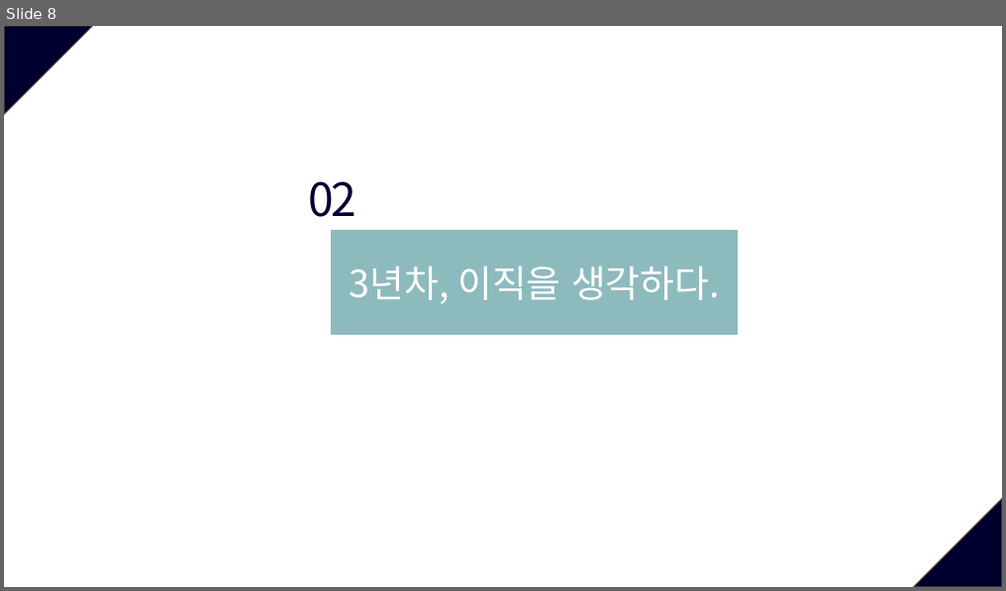
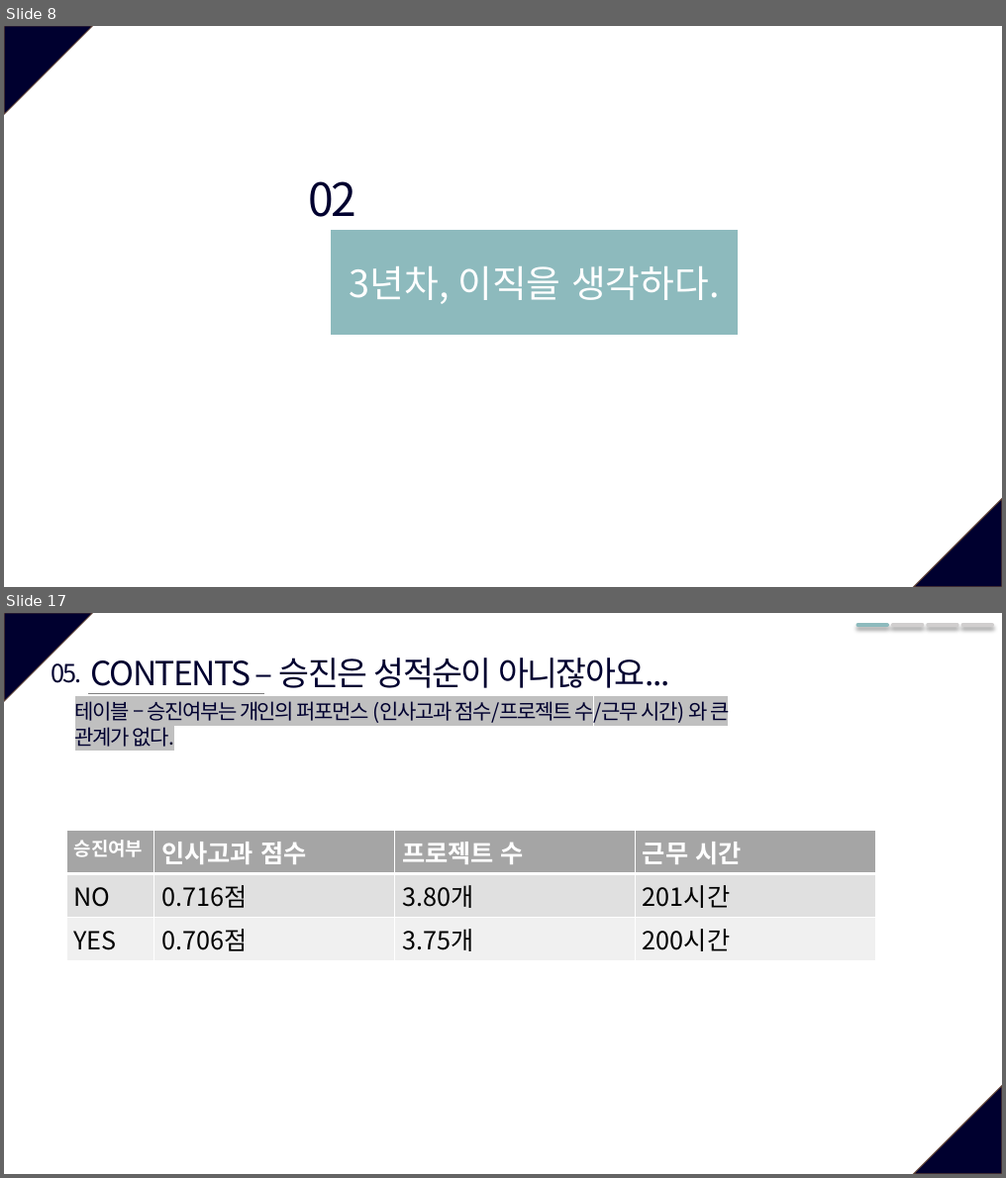
Before and after one commit to JxxHxxx/Ubion-Mini-Project-HR-Analysis, a slide deck: 데이터분석은위대하다.pptx. Shown one above the other, each under a label of ours: slide 8 before the commit, slides 8 and 17 after it; the slides between them are not shown. The pictures are 1006x591 and 1006x1178 pixels, drawn with LibreOffice and Linux fonts; fonts in the diff are those of the drawing. Boxes give left, top, right and bottom in pixels: in the first picture for what was removed or moved away, otherwise in the second. Text is boxed around its words. In the diff, an @@ line names an element or a change of style, - is before the commit and + after.

```diff
--- a/데이터분석은위대하다.pptx
+++ b/데이터분석은위대하다.pptx
@@ slide 17 added at (4,613,1002,1174), background #FFFFFF; not listed: 2 template elements that a slide beside it also shows @@
@@ line added from (858, 625) to (887, 625), #8DBABD 3.5 pt @@
@@ line added from (893, 625) to (923, 625), #D0CECE 3.5 pt @@
@@ line added from (928, 625) to (957, 625), #D0CECE 3.5 pt @@
@@ line added from (963, 625) to (992, 625), #D0CECE 3.5 pt @@
@@ text added at (51,663,82,683), 24 pt, text #00002F @@
+05.
@@ text added at (91,658,669,694), 32 pt, text #00002F @@
+CONTENTS – 승진은 성적순이 아니잖아요...
@@ text added at (75,699,729,747), 20 pt, text #00002F @@
+테이블 – 승진여부는 개인의 퍼포먼스 (인사고과 점수/프로젝트 수/근무 시간) 와 큰 관계가 없다.
@@ line added from (88, 694) to (264, 694), #808080 0.5 pt @@
@@ table added at (66,830,874,958), 3 rows, 4 columns @@
+승진여부 | 인사고과 점수 | 프로젝트 수 | 근무 시간
+NO | 0.716점 | 3.80개 | 201시간
+YES | 0.706점 | 3.75개 | 200시간
```
Also in this commit, not shown: 7 slides changed, 13 other slides added, 8 slides removed.
